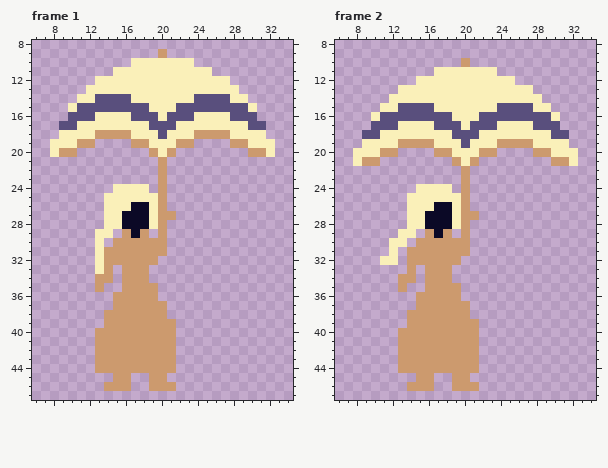
Two states of a pixel-art file, src/art/lady_parasol.aseprite. This is how it looked before the edit.
36x48 pixels, 2 frames. Shown: frame 1: x 6..34, y 8..47; frame 2: x 6..34, y 8..47.
After the commit:
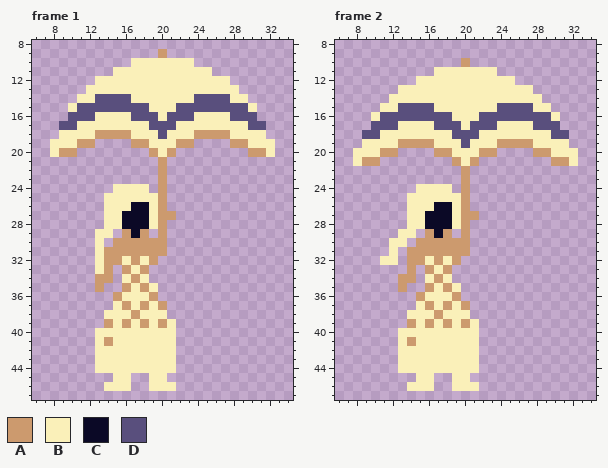
Palette (. is transparent): A #cc9a6e  B #faf0b9  C #0b0926  D #594f7d
Log entry: the lady is now wearing clothes
Diff:
--- frame 1
@@ x 11..23 @@
 31 ..BAAAAAAA...
-32 ..BAAAAAA....
-33 ..BA.AAA.....
-34 ..AA.AAA.....
-35 ..A..AAAA....
-36 ....AAAAA....
-37 ....AAAAAA...
-38 ...AAAAAAA...
-39 ...AAAAAAAA..
-40 ..AAAAAAAAA..
-41 ..AAAAAAAAA..
-42 ..AAAAAAAAA..
-43 ..AAAAAAAAA..
-44 ..AAAAAAAAA..
-45 ....AA..AA...
-46 ...AAA..AAA..
+32 ..BAABABA....
+33 ..BA.ABA.....
+34 ..AA.BAB.....
+35 ..A..ABAB....
+36 ....ABBBA....
+37 ....BABABA...
+38 ...BBBABBB...
+39 ...ABABABAB..
+40 ..BBBBBBBBB..
+41 ..BABBBBBBB..
+42 ..BBBBBBBBB..
+43 ..BBBBBBBBB..
+44 ..BBBBBBBBB..
+45 ....BB..BB...
+46 ...BBB..BBB..
 47 .............
--- frame 2
@@ x 11..23 @@
 31 .B.AAAAAAA...
-32 BB.AAAAAA....
-33 ...A.AAA.....
-34 ..AA.AAA.....
-35 ..A..AAAA....
-36 ....AAAAA....
-37 ....AAAAAA...
-38 ...AAAAAAA...
-39 ...AAAAAAAA..
-40 ..AAAAAAAAA..
-41 ..AAAAAAAAA..
-42 ..AAAAAAAAA..
-43 ..AAAAAAAAA..
-44 ..AAAAAAAAA..
-45 ....AA..AA...
-46 ...AAA..AAA..
+32 BB.AABABA....
+33 ...A.ABA.....
+34 ..AA.BAB.....
+35 ..A..ABAB....
+36 ....ABBBA....
+37 ....BABABA...
+38 ...BBBABBB...
+39 ...ABABABAB..
+40 ..BBBBBBBBB..
+41 ..BABBBBBBB..
+42 ..BBBBBBBBB..
+43 ..BBBBBBBBB..
+44 ..BBBBBBBBB..
+45 ....BB..BB...
+46 ...BBB..BBB..
 47 .............
Changed places in both pictures, as pixel boxes (x1, y1, x2, y2):
changed: (95, 256, 176, 391)
changed: (398, 256, 479, 391)
